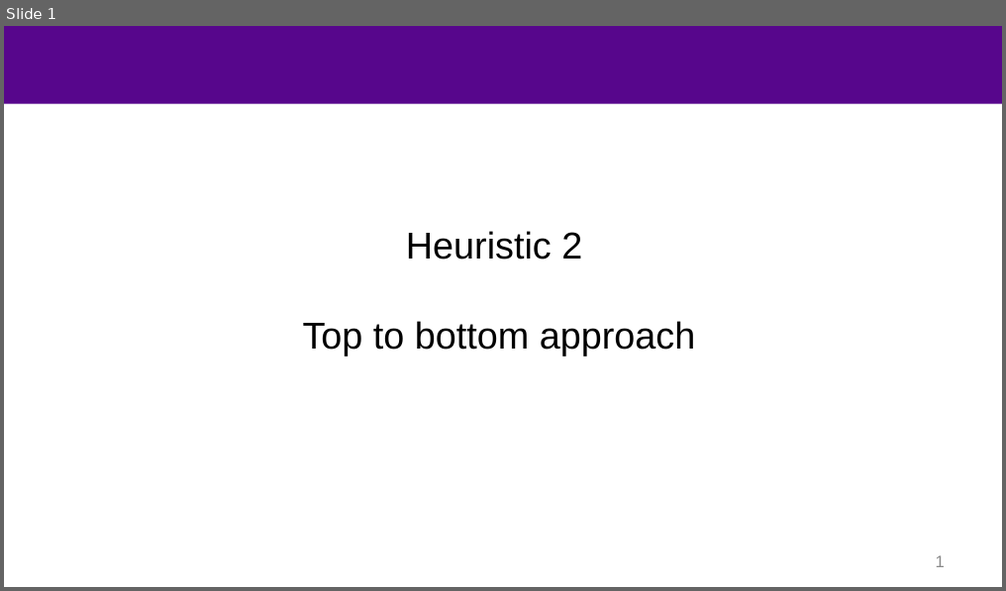
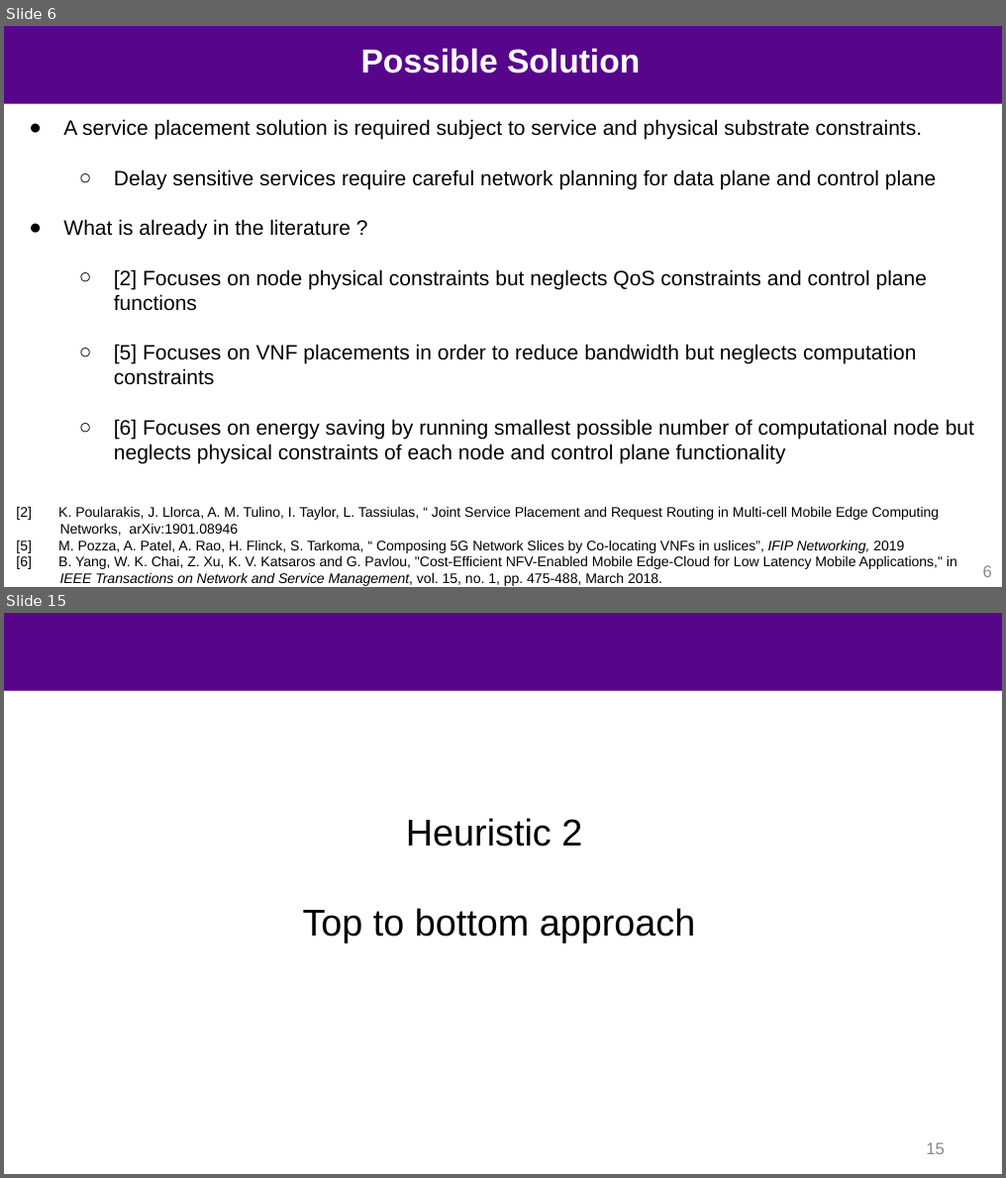
Before and after one commit to mustafafu/mec_request_routing, a slide deck: common_script/part2.pptx. Shown one above the other, each under a label of ours: slide 1 before the commit, slides 6 and 15 after it; the slides between them are not shown. The pictures are 1006x591 and 1006x1178 pixels, drawn with LibreOffice and Linux fonts; fonts in the diff are those of the drawing; background and template pictures are left out. Boxes give left, top, right and bottom in pixels: in the first picture for what was removed or moved away, otherwise in the second. Text is boxed around its words. In the diff, an @@ line names an element or a change of style, - is before the commit and + after.

```diff
--- a/common_script/part2.pptx
+++ b/common_script/part2.pptx
@@ slide 6 added at (x1=4, y1=26, x2=1002, y2=587), background #FFFFFF; not listed: 1 template element that a slide beside it also shows @@
@@ title added at (x1=361, y1=48, x2=640, y2=74), 32 pt, text #FFFFFF, bold @@
+Possible Solution
@@ text added at (x1=63, y1=119, x2=974, y2=465), 20 pt, text #000000 @@
+● A service placement solution is required subject to service and physical substrate constraints.
+  ○ Delay sensitive services require careful network planning for data plane and control plane
+● What is already in the literature ?
+  ○ [2] Focuses on node physical constraints but neglects QoS constraints and control plane functions
+  ○ [5] Focuses on VNF placements in order to reduce bandwidth but neglects computation constraints
+  ○ [6] Focuses on energy saving by running smallest possible number of computational node but neglects physical constraints of each node and control plane functionality
@@ text added at (x1=16, y1=506, x2=957, y2=586), 13.3 pt, text #000000 @@
+[2] K. Poularakis, J. Llorca, A. M. Tulino, I. Taylor, L. Tassiulas, “ Joint Service Placement and Request Routing in Multi-cell Mobile Edge Computing Networks, arXiv:1901.08946
+[5] M. Pozza, A. Patel, A. Rao, H. Flinck, S. Tarkoma, “ Composing 5G Network Slices by Co-locating VNFs in uslices”, IFIP Networking, 2019
+[6] B. Yang, W. K. Chai, Z. Xu, K. V. Katsaros and G. Pavlou, "Cost-Efficient NFV-Enabled Mobile Edge-Cloud for Low Latency Mobile Applications," in IEEE Transactions on Network and Service Management, vol. 15, no. 1, pp. 475-488, March 2018.
@@ page number added at (x1=983, y1=566, x2=992, y2=577), 16 pt, text #898989 @@
+6
@@ what was slide 1 is now slide 15 @@
@@ page number at (x1=926, y1=1143, x2=944, y2=1155): text changed @@
-1
+15
```
Also in this commit, not shown: 5 slides changed, 13 other slides added.
